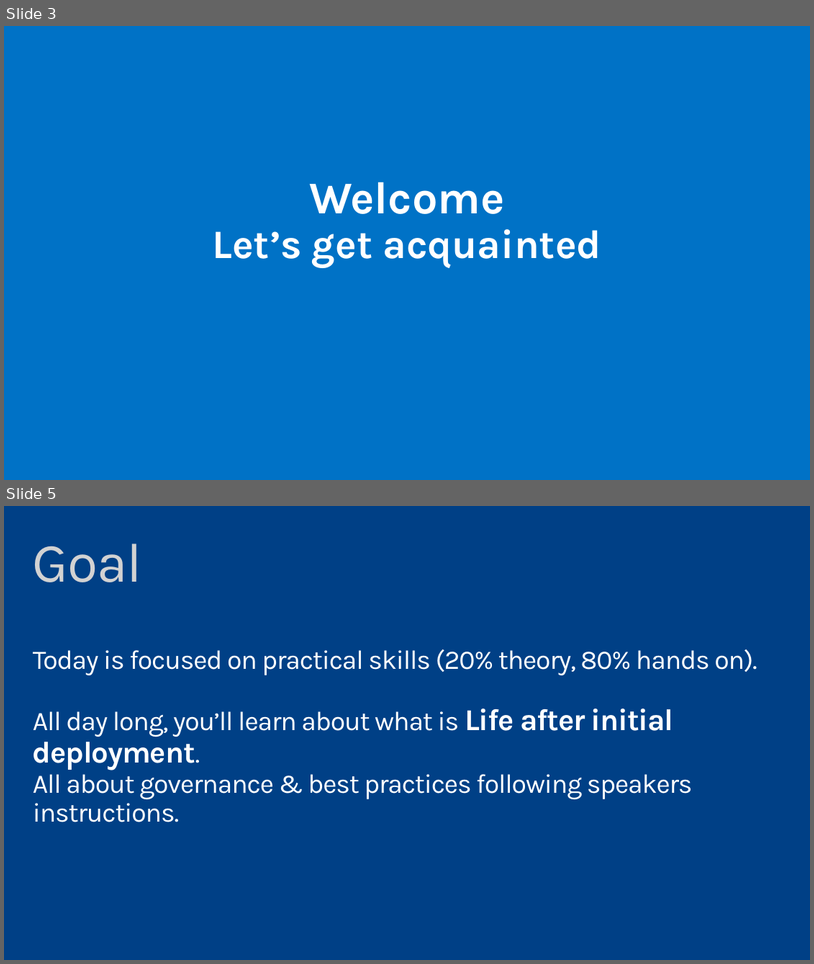
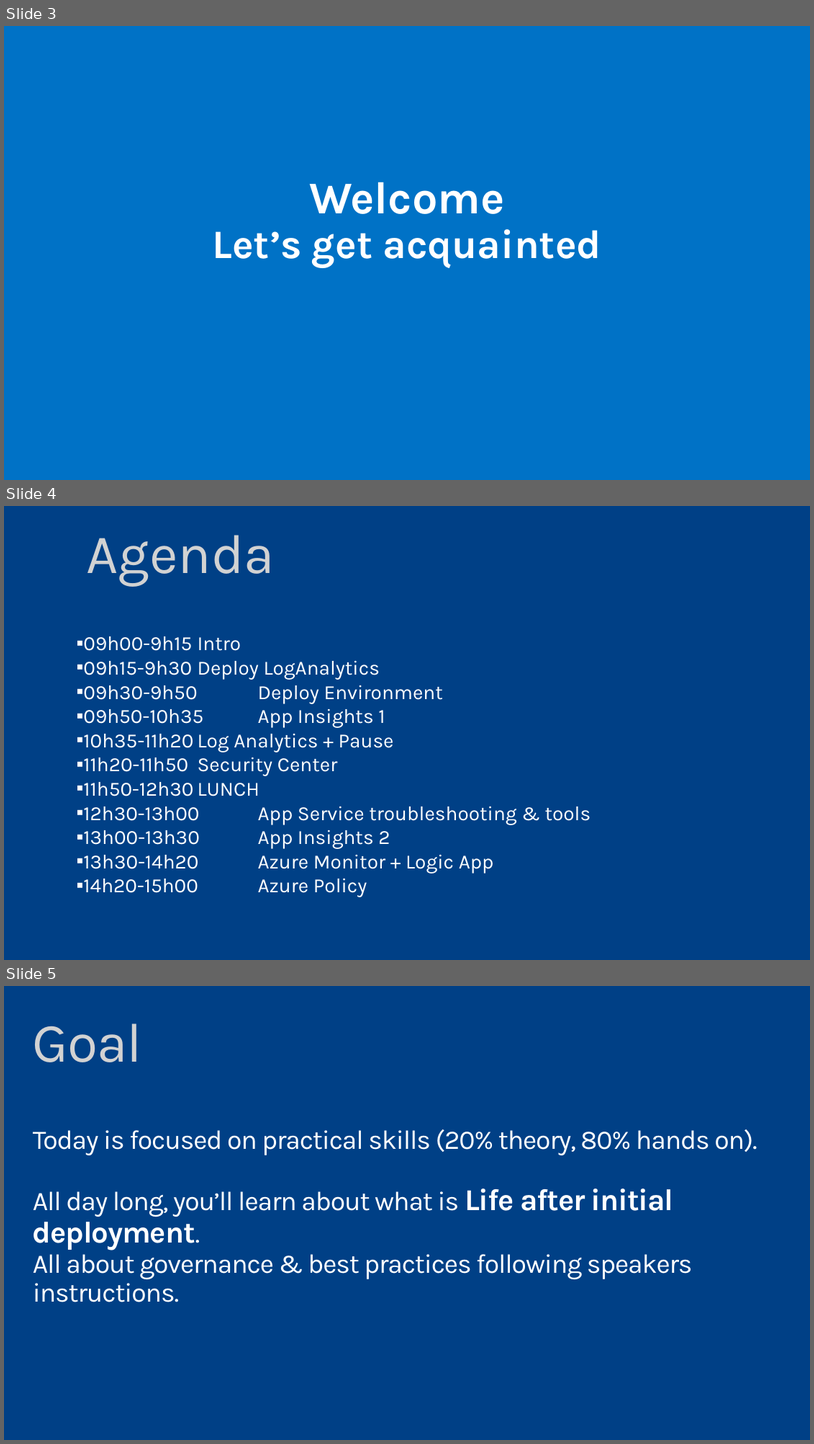
Before and after one commit to MSDEVMTL/GlobalAzureBootcamp2018, a slide deck: Step0/Intro.pptx. Shown one above the other, each under a label of ours: slides 3 and 5 before the commit, slides 3, 4 and 5 after it; the slides between them are not shown. The pictures are 814x964 and 814x1444 pixels, drawn with LibreOffice and Linux fonts; fonts in the diff are those of the drawing; background and template pictures are left out. Boxes give left, top, right and bottom in pixels: in the first picture for what was removed or moved away, otherwise in the second. Text is boxed around its words. In the diff, an @@ line names an element or a change of style, - is before the commit and + after.

```diff
--- a/Step0/Intro.pptx
+++ b/Step0/Intro.pptx
@@ slide 4 added at (4, 506, 810, 960), background #004086 @@
@@ title added at (87, 535, 275, 586), 66 pt, text #D2D2D2 @@
+Agenda
@@ subtitle added at (83, 636, 592, 897), 24 pt, text #FFFFFF @@
+▪ 09h00-9h15 Intro
+▪ 09h15-9h30 Deploy LogAnalytics
+▪ 09h30-9h50 Deploy Environment
+▪ 09h50-10h35 App Insights 1
+▪ 10h35-11h20 Log Analytics + Pause
+▪ 11h20-11h50 Security Center
+▪ 11h50-12h30 LUNCH
+▪ 12h30-13h00 App Service troubleshooting & tools
+▪ 13h00-13h30 App Insights 2
+▪ 13h30-14h20 Azure Monitor + Logic App
+▪ 14h20-15h00 Azure Policy
```
Also in this commit, not shown: 2 slides changed, 1 slide removed, 1 other file.
